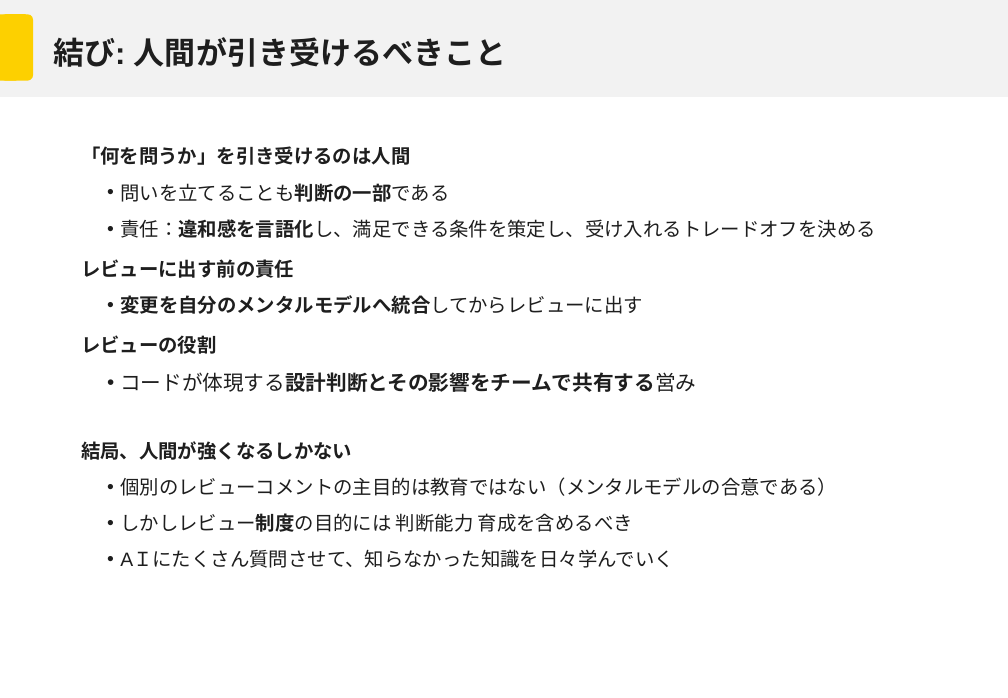
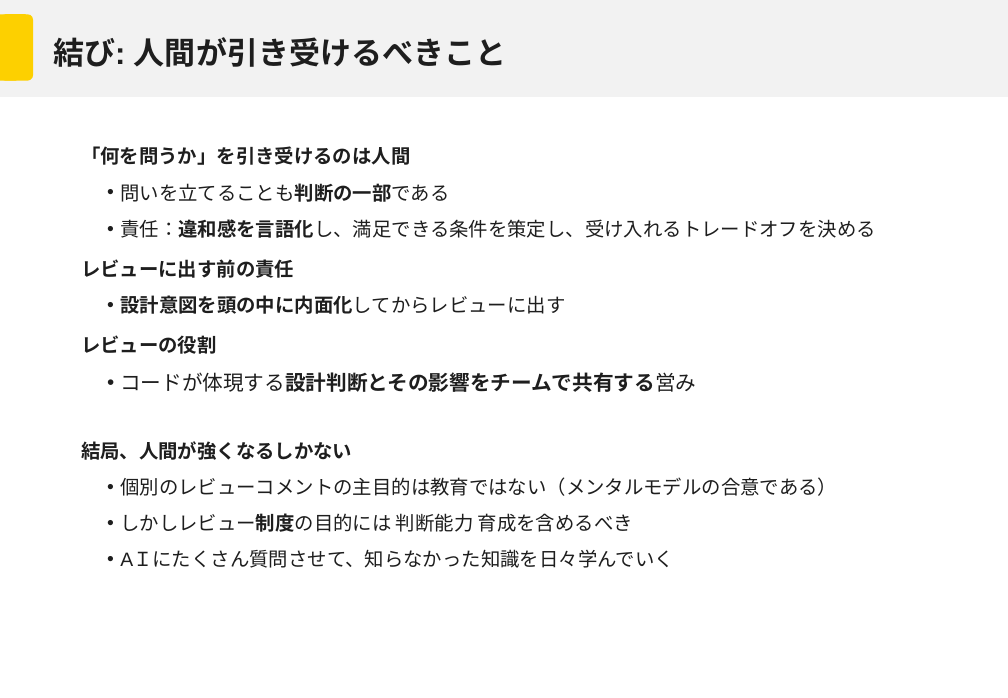
Before and after one commit to Mori-Taiki/Presentation, a slide deck: slide 24 of TechMeeting202604/techmeeting20260406.pptx (slide 22 before the commit). Drawn at 1008x698 pixels with LibreOffice and Linux fonts; fonts in the diff are those of the drawing; background and template pictures are left out. Boxes give left, top, right and bottom in pixels: in the first picture for what was removed or moved away, otherwise in the second. Text is boxed around its words. In the diff, an @@ line names an element or a change of style, - is before the commit and + after.

```diff
--- a/TechMeeting202604/techmeeting20260406.pptx
+++ b/TechMeeting202604/techmeeting20260406.pptx
@@ text at [120, 295, 565, 314]: text changed @@
-  • 変更を自分のメンタルモデルへ統合してからレビューに出す
+  • 設計意図を頭の中に内面化してからレビューに出す
```
Also in this commit, not shown: 12 other slides changed, 2 slides added.
